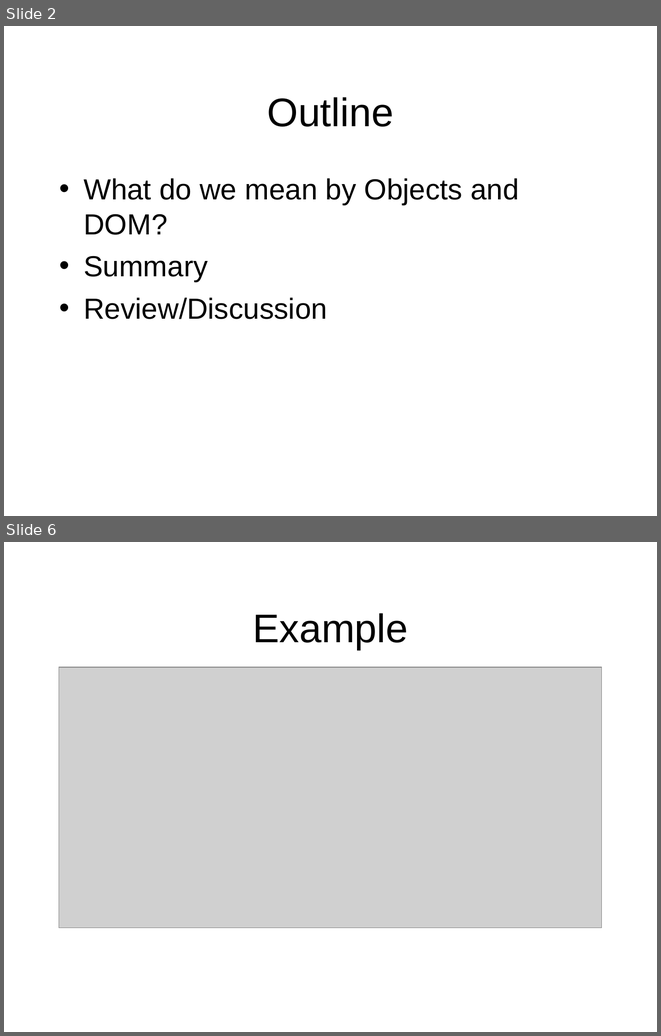
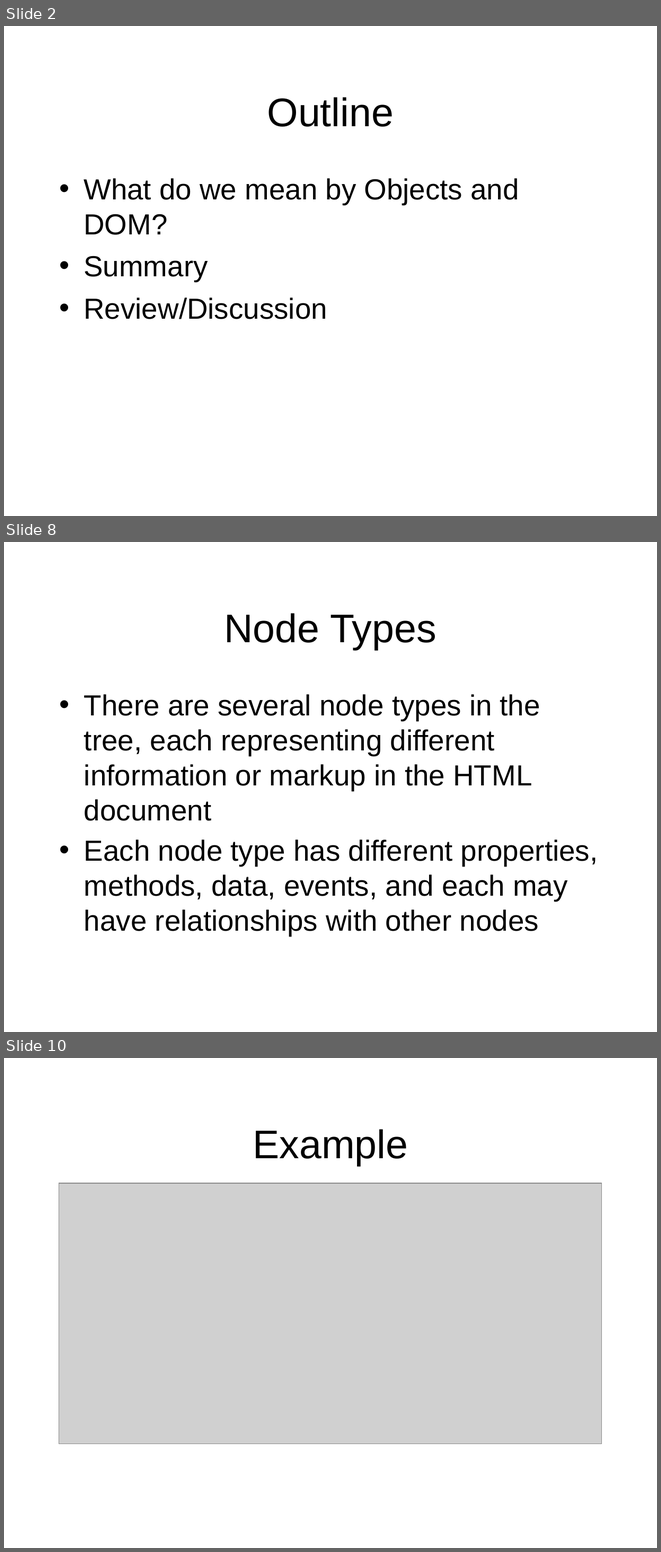
Before and after one commit to octaviordz/zjnu2017.github.io, a slide deck: WAD/lectures/140--Objects.and.DOM.pptx. Shown one above the other, each under a label of ours: slides 2 and 6 before the commit, slides 2, 8 and 10 after it; the slides between them are not shown. The pictures are 661x1036 and 661x1552 pixels, drawn with LibreOffice and Linux fonts; fonts in the diff are those of the drawing; grey boxes stand for pictures. Boxes give left, top, right and bottom in pixels: in the first picture for what was removed or moved away, otherwise in the second. Text is boxed around its words. In the diff, an @@ line names an element or a change of style, - is before the commit and + after.

```diff
--- a/WAD/lectures/140--Objects.and.DOM.pptx
+++ b/WAD/lectures/140--Objects.and.DOM.pptx
@@ slide 8 added at [4, 542, 657, 1032], background #FFFFFF @@
@@ title added at [224, 613, 436, 650], 44 pt, text #000000 @@
+Node Types
@@ text added at [84, 694, 598, 936], 32 pt, text #000000 @@
+• There are several node types in the tree, each representing different information or markup in the HTML document
+• Each node type has different properties, methods, data, events, and each may have relationships with other nodes
@@ what was slide 6 is now slide 10 @@
```
Also in this commit, not shown: 11 slides changed, 3 other slides added, 3 other files.
